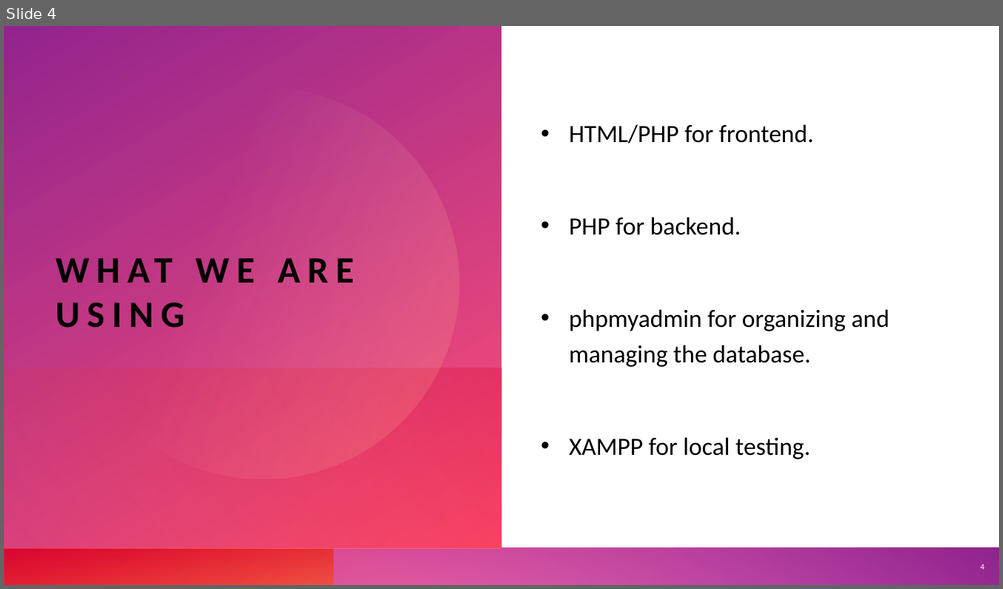
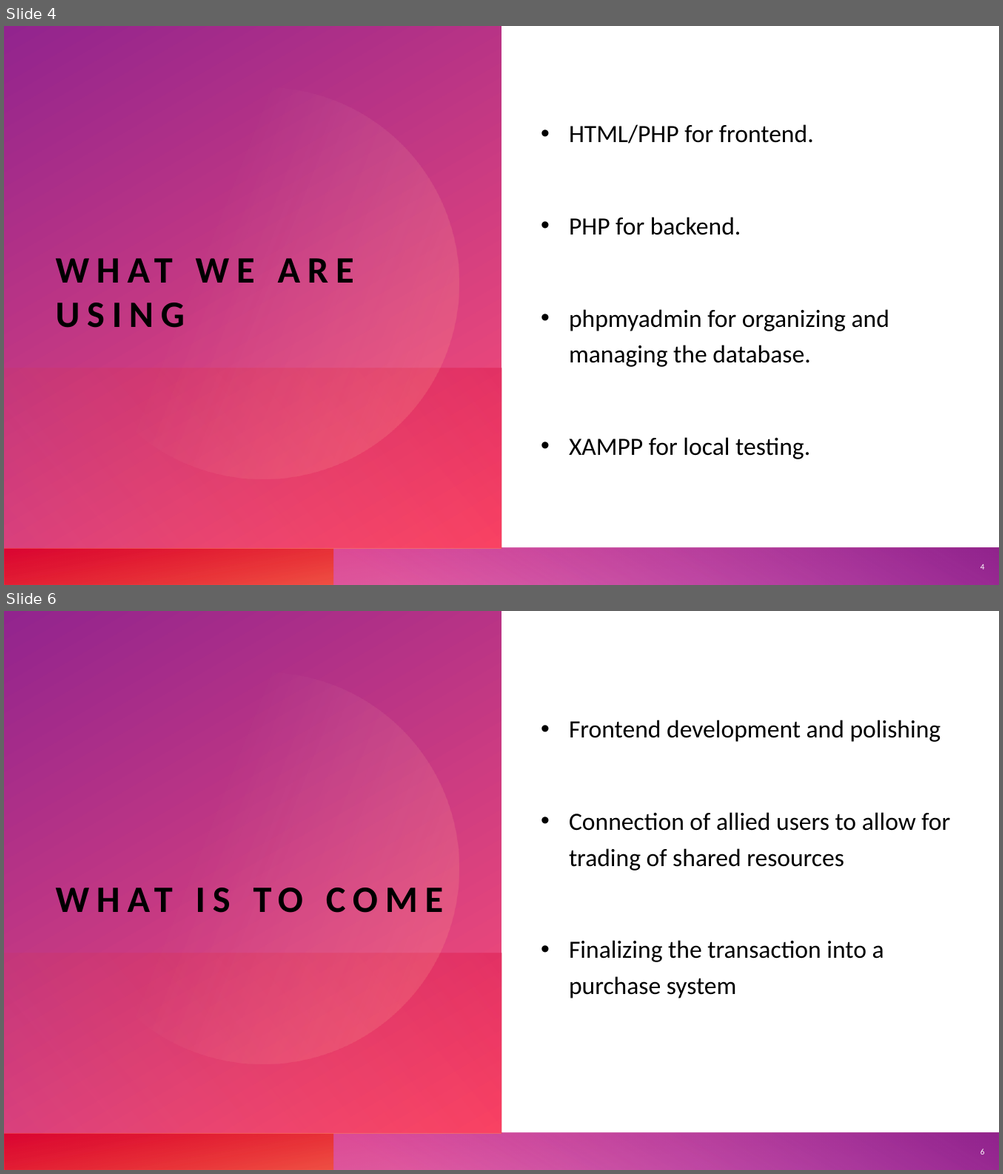
Before and after one commit to cart7982/CaravanSeraiCS360, a slide deck: CaravanSeraiCS360/Presentations/Caravanserai.pptx. Shown one above the other, each under a label of ours: slide 4 before the commit, slides 4 and 6 after it; the slides between them are not shown. The pictures are 1003x589 and 1003x1174 pixels, drawn with LibreOffice and Linux fonts; fonts in the diff are those of the drawing. Boxes give left, top, right and bottom in pixels: in the first picture for what was removed or moved away, otherwise in the second. Text is boxed around its words. In the diff, an @@ line names an element or a change of style, - is before the commit and + after.

Commit message:
Introduced groups for shared product pools

```diff
--- a/CaravanSeraiCS360/Presentations/Caravanserai.pptx
+++ b/CaravanSeraiCS360/Presentations/Caravanserai.pptx
@@ slide 6 added at [4,611,999,1170], background #FFFFFF; not listed: 8 template elements that a slide beside it also shows @@
@@ title added at [56,618,477,920], 36 pt, text #000000, bold @@
+WHAT IS TO COME
@@ text added at [569,720,950,999], 24 pt, text #000000 @@
+• Frontend development and polishing
+• Connection of allied users to allow for trading of shared resources
+• Finalizing the transaction into a purchase system
@@ page number added at [980,1149,984,1155], 8 pt, text #FFFFFF @@
+6
```
Also in this commit, not shown: 2 slides changed, 1 other slide added, 1 slide removed, 8 other files.
